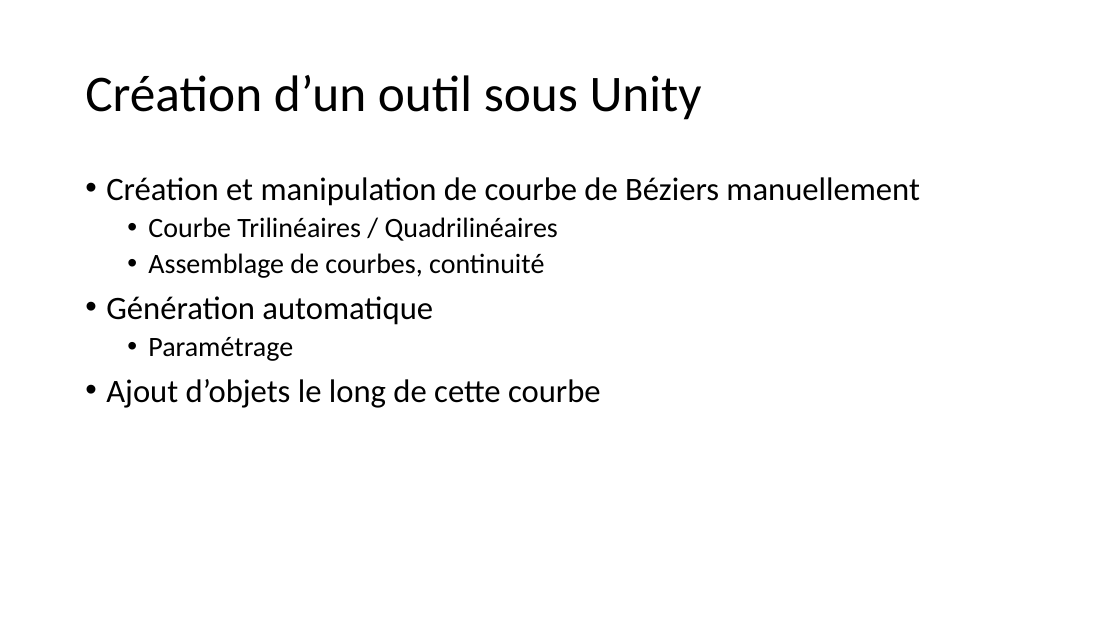
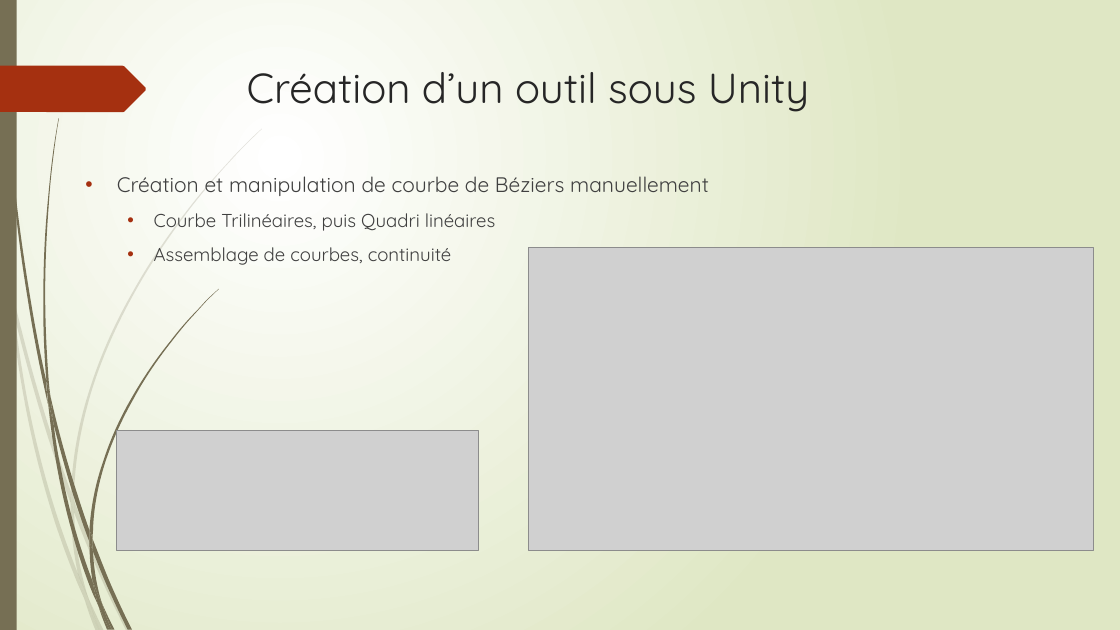
Before and after one commit to kathary/PFE_WireLoop, a slide deck: slide 7 of Doc/WireLoop.pptx (slide 4 before the commit). Drawn at 1120x630 pixels with LibreOffice and Linux fonts; fonts in the diff are those of the drawing; grey boxes stand for pictures. Boxes give left, top, right and bottom in pixels: in the first picture for what was removed or moved away, otherwise in the second. Text is boxed around its words. In the diff, an @@ line names an element or a change of style, - is before the commit and + after.

```diff
--- a/Doc/WireLoop.pptx
+++ b/Doc/WireLoop.pptx
@@ background #FFFFFF to gradient #FFFFFF to #DFE8C4 @@
@@ rectangle added at [0, 0, 17, 630], fill #766F54 @@
@@ title "Création d’un outil sous Unity": place and size @@
-title "Création d’un outil sous Unity" at [85, 75, 702, 120]
+title "Création d’un outil sous Unity" at [247, 72, 809, 112]
@@ title "Création d’un outil sous Unity" at [247, 72, 809, 112]: size 44 to 36 pt, font Calibri to Quicksand, text colour #000000 to #262626; line spacing 0.9 to 1; vertical alignment middle to top @@
@@ freeform shape added at [0, 66, 146, 112], fill #A53010 @@
@@ text at [117, 176, 709, 265]: size 28 to 18 pt in "Création et manipulation de courbe de Béziers ..."; font Calibri to Quicksand, text colour #000000 to #404040 in "Création et manipulation de courbe de Béziers ...", "Assemblage de courbes, continuité"; size 24 to 16 pt in "Assemblage de courbes, continuité"; indent changed; line spacing 0.9 to 1; more space between paragraphs @@
@@ text at [154, 213, 495, 231]: text changed; size 24 to 16 pt; font Calibri to Quicksand; text colour #000000 to #404040 @@
-  • Courbe Trilinéaires / Quadrilinéaires
+  • Courbe Trilinéaires, puis Quadri linéaires
@@ picture added at [529, 248, 1094, 550] @@
@@ text at [106, 296, 601, 408]: paragraphs removed @@
-• Génération automatique
-  • Paramétrage
-• Ajout d’objets le long de cette courbe
@@ picture added at [117, 431, 478, 551] @@
@@ group added at [0, 129, 262, 630]: 10 freeform shapes @@
@@ group added at [3, 0, 218, 630]: 12 freeform shapes @@
```
Also in this commit, not shown: 2 other slides changed, 8 slides added, 1 slide removed, 1 other file.
